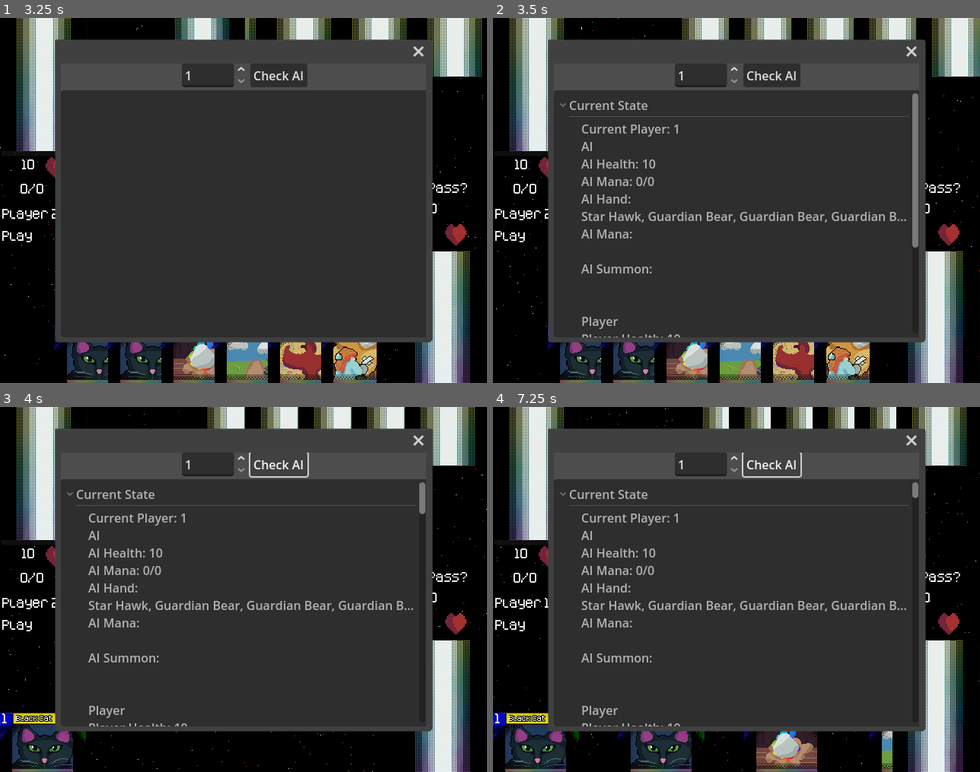
Above: before the commit, frames 1-4 (two rows, left to right).
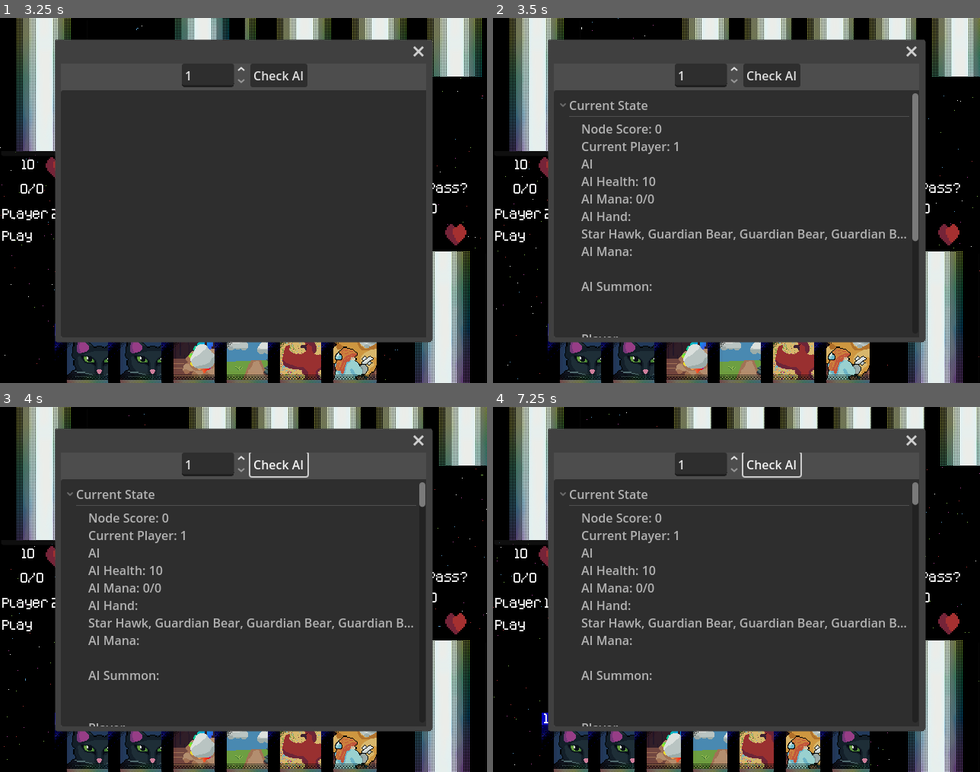
Above: after the commit, the same moments.

Repository: ColbySchexnayder/mana-stream
Game: Godot game, scene res://Scenes/titleScreen.tscn
The game is run twice, just before and just after one commit, with the same random seed, the same clock (stepped at 60 frames per second) and the same inputs.
Inputs (mouse positions are in pixels of both pictures, inside the frame that each line leads up to):
- Up to frame 1 (3.25 s): click "New Game?" at 0.5 s; click (443, 317) at 1.25 s; click (43, 87) at 2 s; click "Pass?" at 2.75 s
- Up to frame 2 (3.5 s): no input
- Up to frame 3 (4 s): click "Check AI" at 3.5 s
- Up to frame 4 (7.25 s): click (936, 706) at 4.25 s; click (536, 476) at 5 s; click "Pass?" at 5.75 s; click "Check AI" at 6.5 s

Frame 1 is identical in both runs. In frame 2, 3.0% of the frame differs, in the area x 18-88%, y 29-88%; in frame 3, 12%; in frame 4, 14%, in the area x 0-100%, y 0-100%.
Error before the commit: Invalid assignment of property or key 'exhausted' with value of type 'bool' on a base object of type 'Nil'. (res://AI/AI.gd:101)
Error after the commit: Invalid assignment of property or key 'players_turn' with value of type 'bool' on a base object of type 'Node (AI)'. (res://Scenes/duel.gd:763)

Commit message:
This won't work for the AI. Try something else

Diff:
--- a/AI/AI.gd
+++ b/AI/AI.gd
@@ -30,19 +30,20 @@
 var current_state : BoardState
 
 # Define a new field based on a provided one or the current state
+# WARNING duplicates the card nodes to keep from effecting the field. This may be overly resource intensive
 func set_board_state(base : BoardState = null) -> BoardState:
 	var state = BoardState.new()
 
 	if base == null:
-		state.ai_deck = ai_deck
-		state.ai_hand = ai_hand
-		state.ai_mana_zone = ai_mana_zone
-		state.ai_summon_zone = ai_summon_zone
+		state.ai_deck = ai_deck.duplicate()
+		state.ai_hand = ai_hand.duplicate()
+		state.ai_mana_zone = ai_mana_zone.duplicate()
+		state.ai_summon_zone = ai_summon_zone.duplicate()
 
-		state.player_deck = player_deck
-		state.player_hand = player_hand
-		state.player_mana_zone = player_mana_zone
-		state.player_summon_zone = player_summon_zone
+		state.player_deck = player_deck.duplicate()
+		state.player_hand = player_hand.duplicate()
+		state.player_mana_zone = player_mana_zone.duplicate()
+		state.player_summon_zone = player_summon_zone.duplicate()
 
 		state.p1Health = p1Health
 		state.p1TotalMana = p1TotalMana
@@ -50,16 +51,17 @@
 		state.p2Health = p2Health
 		state.p2TotalMana =  p2TotalMana
 		state.p2AvailableMana = p2AvailableMana
+		state.next_states.clear()
 	else:
-		state.ai_deck = base.ai_deck
-		state.ai_hand = base.ai_hand
-		state.ai_mana_zone = base.ai_mana_zone
-		state.ai_summon_zone = base.ai_summon_zone
+		state.ai_deck = base.ai_deck.duplicate()
+		state.ai_hand = base.ai_hand.duplicate()
+		state.ai_mana_zone = base.ai_mana_zone.duplicate()
+		state.ai_summon_zone = base.ai_summon_zone.duplicate()
 
-		state.player_deck = base.player_deck
-		state.player_hand = base.player_hand
-		state.player_mana_zone = base.player_mana_zone
-		state.player_summon_zone = base.player_summon_zone
+		state.player_deck = base.player_deck.duplicate()
+		state.player_hand = base.player_hand.duplicate()
+		state.player_mana_zone = base.player_mana_zone.duplicate()
+		state.player_summon_zone = base.player_summon_zone.duplicate()
 
 		state.p1Health = base.p1Health
 		state.p1TotalMana = base.p1TotalMana
@@ -67,25 +69,28 @@
 		state.p2Health = base.p2Health
 		state.p2TotalMana =  base.p2TotalMana
 		state.p2AvailableMana = base.p2AvailableMana
+		state.depth = base.depth + 1
+		state.next_states.clear()
+
 
 	return state
 
 #Generate possible changes to the field from given state
-func generate_child_states(state : BoardState = current_state):
+func generate_next_states(state : BoardState = current_state):
 	var new_state : BoardState = set_board_state(state)
 
 	if state.player_turn == 1:
 		new_state.player_turn = 2
 		new_state.ai_hand.push_back(new_state.ai_deck.pop_front())
 		new_state.node_score = new_state.calculate_score()
-		state.children.push_back(new_state)
+		state.next_states.push_back(new_state)
 
 		for card in state.player_hand:
 			new_state = set_board_state(state)
 			new_state.player_mana_zone.push_back(card)
 			new_state.player_hand.erase(card)
 			new_state.node_score = new_state.calculate_score()
-			state.children.push_back(new_state)
+			state.next_states.push_back(new_state)
 
 			if card.cost < state.p1AvailableMana and !card.onlyWorksInMana:
 				new_state = set_board_state(state)
@@ -93,7 +98,7 @@
 				new_state.player_hand.erase(card)
 				new_state.p1AvailableMana -= card.cost
 				new_state.node_score = new_state.calculate_score()
-				state.children.push_back(new_state)
+				state.next_states.push_back(new_state)
 
 		for card in state.player_mana_zone:
 			if !card.exhausted:
@@ -102,7 +107,7 @@
 				new_state.p1AvailableMana += 1
 				new_state.p1TotalMana += 1
 				new_state.node_score = new_state.calculate_score()
-				state.children.push_back(new_state)
+				state.next_states.push_back(new_state)
 
 		for card in state.player_summon_zone:
 			if !card.exhausted:
@@ -111,7 +116,7 @@
 					new_state.player_summon_zone.get(card.get_index()).exhausted = true
 					new_state.p2Health -= card.attack
 					new_state.node_score = new_state.calculate_score()
-					state.children.push_back(new_state)
+					state.next_states.push_back(new_state)
 				else:
 					for opp_card in ai_summon_zone:
 						new_state = set_board_state(state)
@@ -122,20 +127,20 @@
 							new_state.player_deck.push_back(card)
 							new_state.player_summon_zone.erase(card)
 						new_state.node_score = new_state.calculate_score()
-						state.children.push_back(new_state)
+						state.next_states.push_back(new_state)
 
 	else:
 		new_state.player_turn = 1
 		new_state.player_hand.push_back(new_state.player_deck.pop_front())
 		new_state.node_score = new_state.calculate_score()
-		state.children.push_back(new_state)
+		state.next_states.push_back(new_state)
 
 		for card in state.ai_hand:
 			new_state = set_board_state(state)
 			new_state.ai_mana_zone.push_back(card)
 			new_state.ai_hand.erase(card)
 			new_state.node_score = new_state.calculate_score()
-			state.children.push_back(new_state)
+			state.next_states.push_back(new_state)
 
 			if card.cost < state.p2AvailableMana and !card.onlyWorksInMana:
 				new_state = set_board_state(state)
@@ -143,7 +148,7 @@
 				new_state.ai_hand.erase(card)
 				new_state.p2AvailableMana -= card.cost
 				new_state.node_score = new_state.calculate_score()
-				state.children.push_back(new_state)
+				state.next_states.push_back(new_state)
 
 		for card in state.ai_mana_zone:
 			if !card.exhausted:
@@ -152,7 +157,7 @@
 				new_state.p2AvailableMana += 1
 				new_state.p2TotalMana += 1
 				new_state.node_score = new_state.calculate_score()
-				state.children.push_back(new_state)
+				state.next_states.push_back(new_state)
 
 		for card in ai_summon_zone:
 			if !card.exhausted:
@@ -161,7 +166,7 @@
 					new_state.ai_summon_zone.get(card.get_index()).exhausted = true
 					new_state.p1Health -= card.attack
 					new_state.node_score = new_state.calculate_score()
-					state.children.push_back(new_state)
+					state.next_states.push_back(new_state)
 				else:
 					for opp_card in player_summon_zone:
 						new_state = set_board_state(state)
@@ -172,7 +177,7 @@
 							new_state.ai_deck.push_back(card)
 							new_state.ai_summon_zone.erase(card)
 						new_state.node_score = new_state.calculate_score()
-						state.children.push_back(new_state)
+						state.next_states.push_back(new_state)
 
-	state.children.sort_custom(func (state1:BoardState, state2:BoardState):
+	state.next_states.sort_custom(func (state1:BoardState, state2:BoardState):
 		return state1.node_score > state2.node_score)
--- a/AI/BoardState.gd
+++ b/AI/BoardState.gd
@@ -26,11 +26,12 @@
 var player_turn := 1
 #endregion
 
-var node_score = 0
-var children : Array[BoardState] = []
+var node_score : int = 0
+var depth : int = 0
+var next_states : Array[BoardState] = []
 
 func _to_string() -> String:
-	var txt = "Current Player: " + str(player_turn) + "\n"
+	var txt = "Node Score: " + str(node_score) + "\n" + "Current Player: " + str(player_turn) + "\n"
 	txt += "AI\n"
 	txt += "AI Health: " + str(p2Health) + "\n AI Mana: " + str(p2AvailableMana) + "/" + str(p2TotalMana) + "\n"
 	txt += "AI Hand:\n\t"
@@ -56,7 +57,7 @@
 		txt += card.cardName + " e:" + str(card.exhausted) + ", "
 	return txt
 
-func calculate_score() -> float:
+func calculate_score() -> int:
 	node_score += p2Health*5 - p1Health*5
 	for card in ai_hand:
 		node_score += 1
--- a/Scenes/ai_viewer.gd
+++ b/Scenes/ai_viewer.gd
@@ -1,6 +1,7 @@
 extends Window
 
 @onready var spin_box: SpinBox = $VBoxContainer/HBoxContainer/SpinBox
+@onready var tree: Tree = $VBoxContainer/Tree
 
 signal ai_view_button_pressed
 
--- a/Scenes/duel.gd
+++ b/Scenes/duel.gd
@@ -956,15 +956,35 @@
 	emit_signal("choice_made", index)
 
 
-#WARNING AI is using references when it should make shallow copies (or maybe even not use object at all)
+
 #WARNING AI Debug framework, multiple presses will add more children without clearing existing ones
 func _on_ai_viewer_ai_view_button_pressed(depth) -> void:
 
-	print(depth)
-
-	ai.generate_child_states()
+	vtree.clear()
+
+	ui_root = vtree.create_item()
+	ui_root.set_text(0, "Current State")
+
+	var c_state = vtree.create_item(ui_root)
+	ai.current_state = ai.set_board_state()
+	c_state.set_text(0, ai.current_state.to_string())
+
+	ai.generate_next_states()
 	var label = vtree.create_item(ui_root)
 	label.set_text(0, "Depth 1")
-	for state in ai.current_state.children:
+
+	var child_states : Array[BoardState] = []
+	for state in ai.current_state.next_states:
 		var child = vtree.create_item(label)
 		child.set_text(0, state.to_string())
+		child_states.push_back(state)
+
+		while !child_states.is_empty():
+			var state1 : BoardState= child_states.pop_front()
+			#var child1 = vtree.create_item(vtree.get_item_at_position(Vector2(0, state1.depth)))
+			#child1.set_text(0, state1.to_string())
+			if state1.depth < depth:
+				print(state1.depth)
+				ai.generate_next_states(state1)
+				for next_state in state.next_states:
+					child_states.push_back(next_state)
